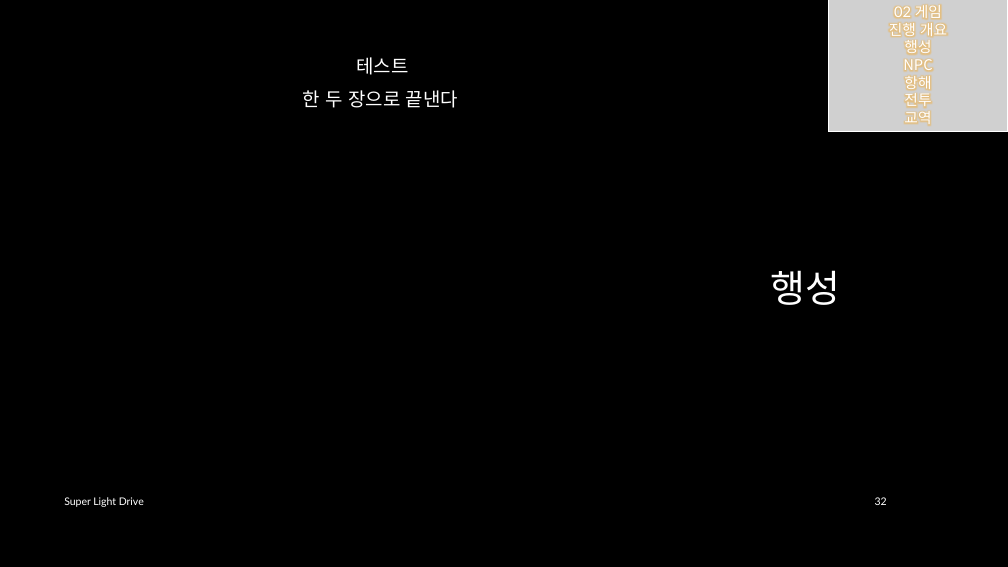
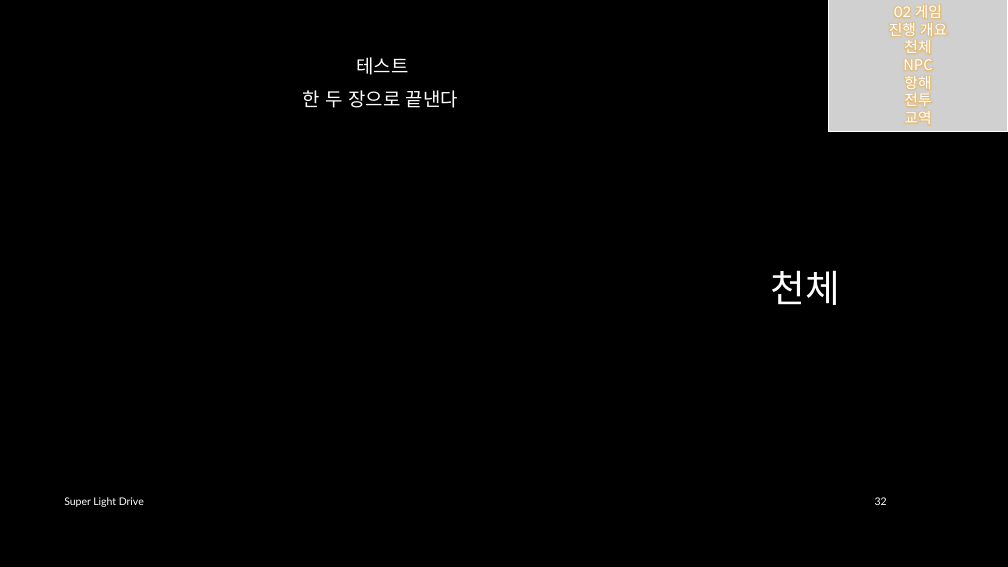
Before and after one commit to iconstudio/2017-Platformer, a slide deck: slide 32 of slides/SuperLightDrive_20171228.pptx. Drawn at 1008x567 pixels with LibreOffice and Linux fonts; fonts in the diff are those of the drawing; grey boxes stand for pictures; background and template pictures are left out. Boxes give left, top, right and bottom in pixels: in the first picture for what was removed or moved away, otherwise in the second. Text is boxed around its words. In the diff, an @@ line names an element or a change of style, - is before the commit and + after.

```diff
--- a/slides/SuperLightDrive_20171228.pptx
+++ b/slides/SuperLightDrive_20171228.pptx
@@ text in picture at box(904, 40, 931, 55): text changed @@
-행성
+천체
@@ title at box(770, 270, 840, 305): text changed @@
-행성
+천체
```
Also in this commit, not shown: 15 other slides changed, 1 slide added.
